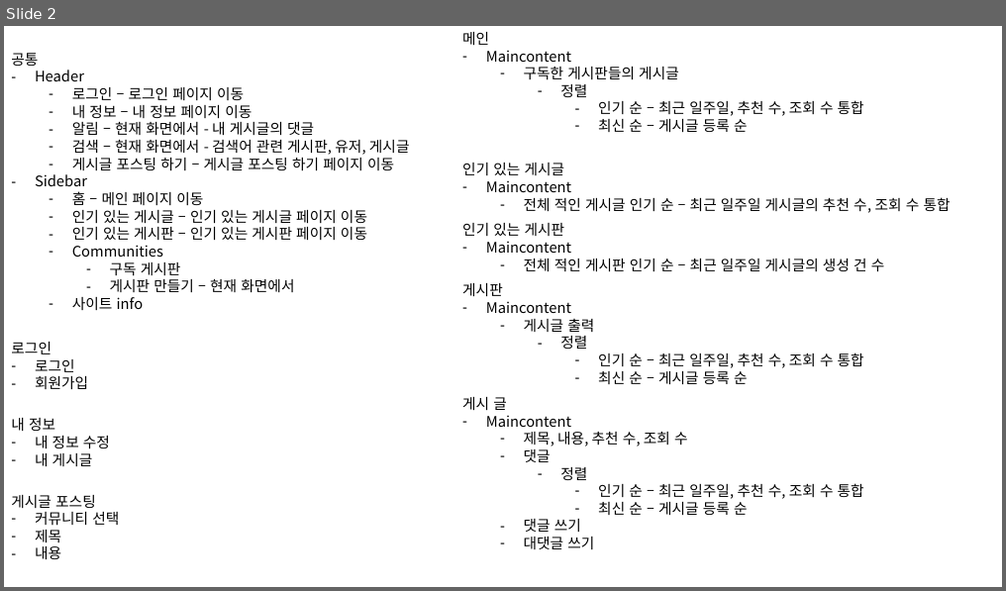
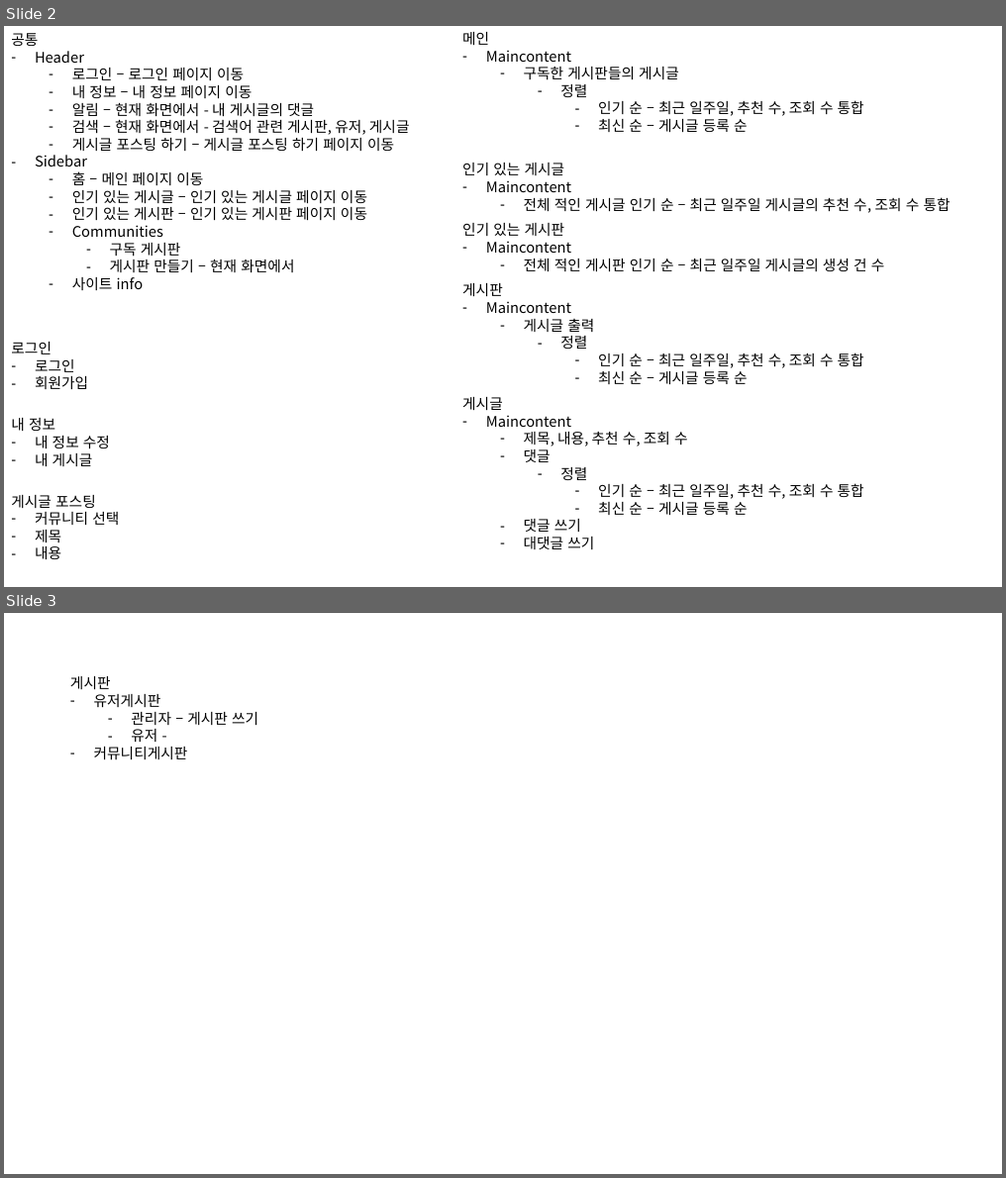
Before and after one commit to heegg02/wooriggiri, a slide deck: chatbot/db 구성.pptx. Shown one above the other, each under a label of ours: slide 2 before the commit, slides 2 and 3 after it. The pictures are 1006x591 and 1006x1178 pixels, drawn with LibreOffice and Linux fonts; fonts in the diff are those of the drawing. Boxes give left, top, right and bottom in pixels: in the first picture for what was removed or moved away, otherwise in the second. Text is boxed around its words. In the diff, an @@ line names an element or a change of style, - is before the commit and + after.

Commit message:
업데이트 react 연습 및 작업

```diff
--- a/chatbot/db 구성.pptx
+++ b/chatbot/db 구성.pptx
@@ slide 3 added at [4,613,1002,1174], background #FFFFFF @@
@@ text added at [70,676,258,761], 14 pt, text #000000 @@
+게시판
+– 유저게시판
+  – 관리자 – 게시판 쓰기
+  – 유저 -
+– 커뮤니티게시판
@@ slide 2 changed as well @@
@@ text "공통": place and size @@
-text "공통" at [11,53,410,310]
+text "공통" at [11,33,410,290]
@@ text at [462,397,503,410]: spaces changed @@
-게시 글
+게시글
```
Also in this commit, not shown: 1 other slide changed, 1 other slide added, 1 slide removed, 18 other files.
